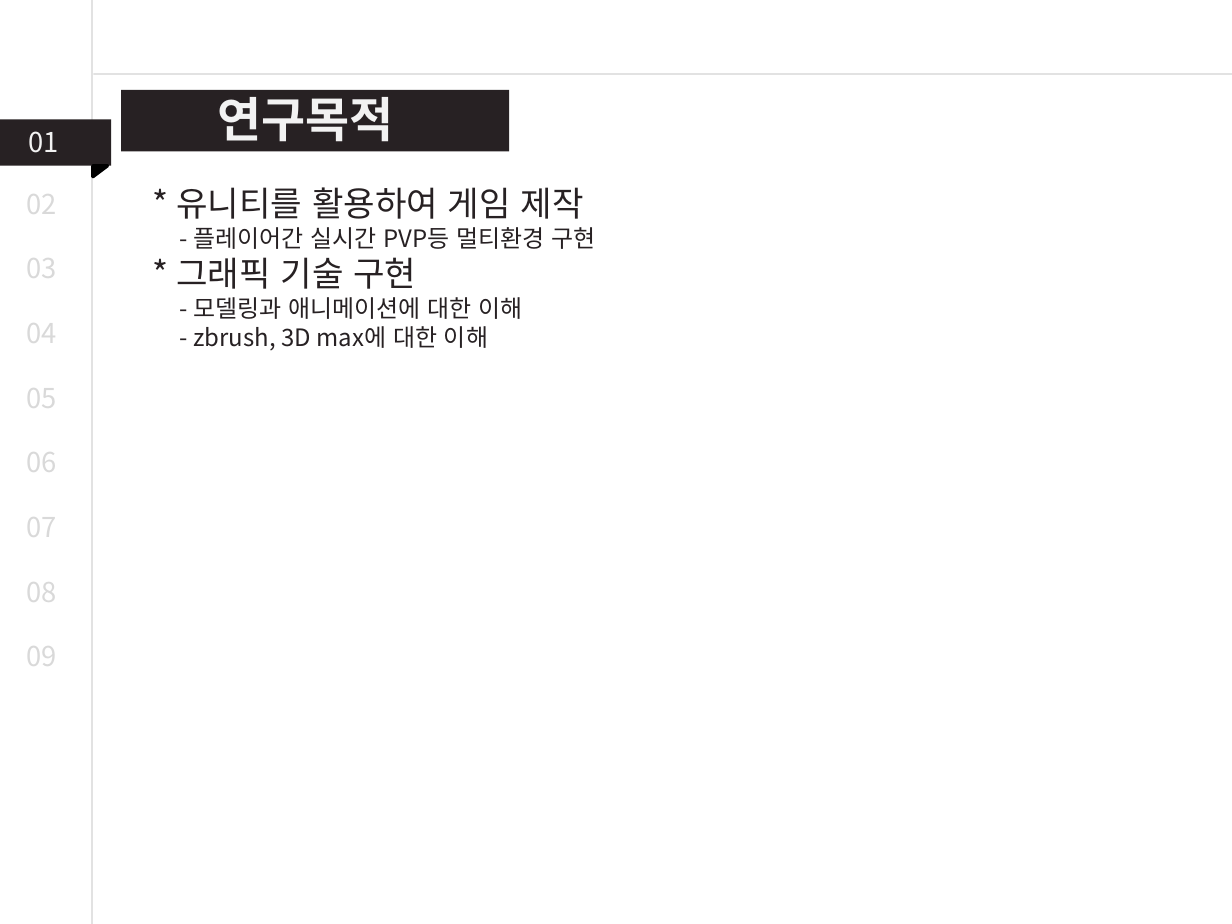
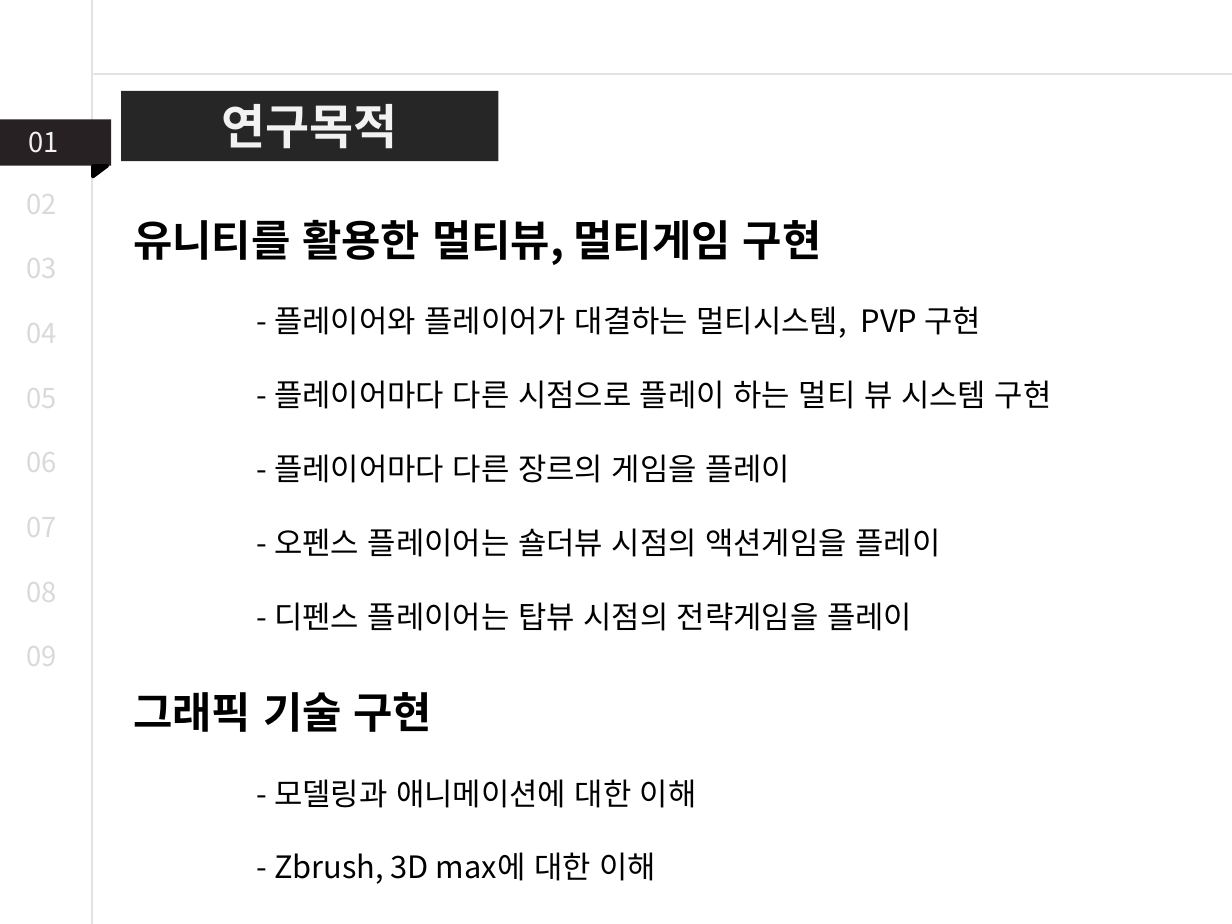
Before and after one commit to dkdldjswkd/Why-are-you-doing-this-to-me-, a slide deck: slide 3 of 나한테 왜 이래 최준영 진석진 임장빈.pptx. Drawn at 1232x924 pixels with LibreOffice and Linux fonts; fonts in the diff are those of the drawing. Boxes give left, top, right and bottom in pixels: in the first picture for what was removed or moved away, otherwise in the second. Text is boxed around its words. In the diff, an @@ line names an element or a change of style, - is before the commit and + after.

```diff
--- a/나한테 왜 이래 최준영 진석진 임장빈.pptx
+++ b/나한테 왜 이래 최준영 진석진 임장빈.pptx
@@ rectangle "연구목적": place and size @@
-rectangle "연구목적" at (218, 88, 394, 142)
+rectangle "연구목적" at (121, 91, 498, 161)
@@ rectangle "연구목적" at (121, 91, 498, 161): fill none to #262626 @@
@@ rectangle removed at (121, 90, 509, 152) @@
@@ text removed at (176, 187, 596, 350) @@
-* 유니티를 활용하여 게임 제작
-- 플레이어간 실시간 PVP등 멀티환경 구현
-* 그래픽 기술 구현
-- 모델링과 애니메이션에 대한 이해
-- zbrush, 3D max에 대한 이해
@@ text added at (133, 220, 1052, 884), 18 pt, text #000000 @@
+유니티를 활용한 멀티뷰, 멀티게임 구현
+- 플레이어와 플레이어가 대결하는 멀티시스템, PVP 구현
+- 플레이어마다 다른 시점으로 플레이 하는 멀티 뷰 시스템 구현
+- 플레이어마다 다른 장르의 게임을 플레이
+- 오펜스 플레이어는 숄더뷰 시점의 액션게임을 플레이
+- 디펜스 플레이어는 탑뷰 시점의 전략게임을 플레이
+그래픽 기술 구현
+- 모델링과 애니메이션에 대한 이해
+- Zbrush, 3D max에 대한 이해
```
Also in this commit, not shown: 10 other slides changed, 5 slides added, 1 other file.
